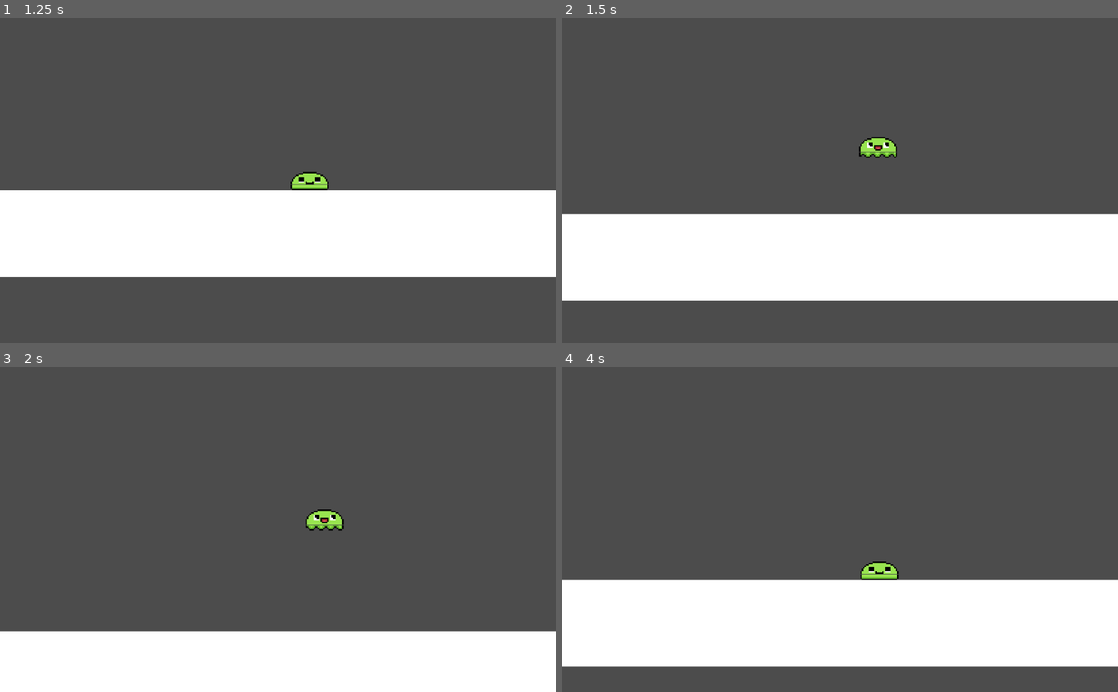
Above: before the commit, frames 1-4 (two rows, left to right).
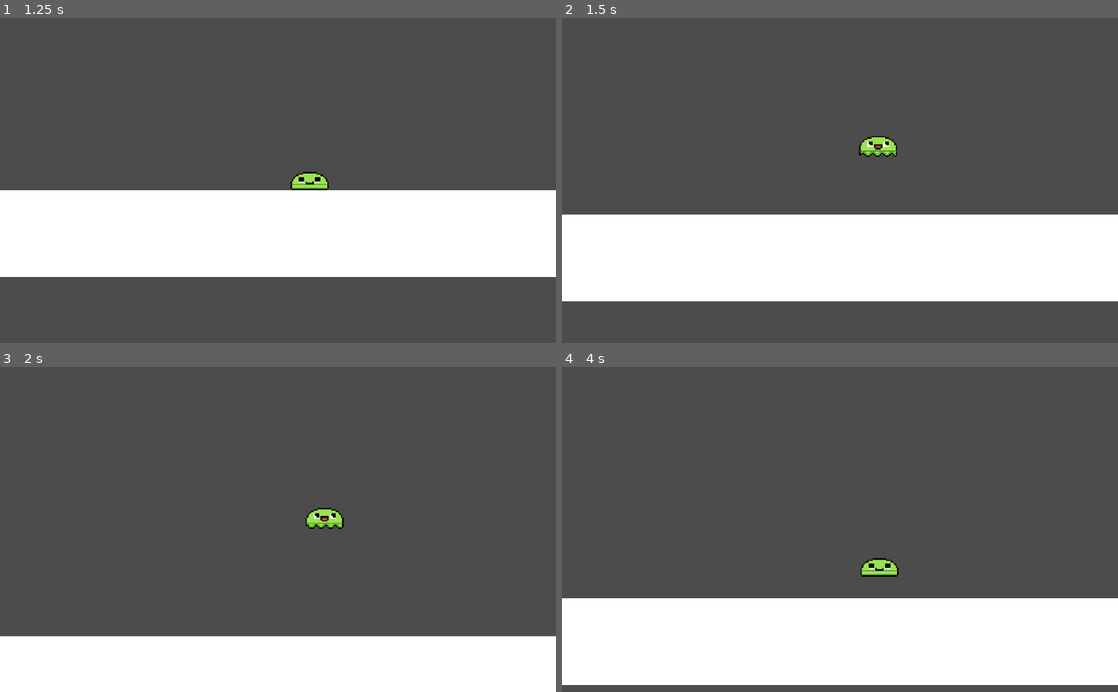
Above: after the commit, the same moments.

Repository: BrooklinJazz/GeweyTheSlime
Game: Godot game, scene res://World.tscn
Same seed, same stepped clock (60 frames per second), same inputs: the game is played once before the commit and once after it.
Inputs:
- Up to frame 1 (1.25 s): hold D (right) from 0.53 s (still down); hold W (jump) from 0.53 s (still down)
- Up to frame 2 (1.5 s): keep holding D (right); release W (jump) at 1.28 s; tap Shift (grip) at 1.35 s
- Up to frame 3 (2 s): keep holding D (right); tap W (jump) at 1.52, 1.55, 1.82 s
- Up to frame 4 (4 s): release D (right) at 2.03 s; hold A (left) 2.03-2.78 s; hold W (jump) 2.03-2.78 s; hold D (right) from 2.78 s (still down); tap Shift (grip) at 2.85 s; tap W (jump) at 3.02, 3.05, 3.32 s; hold W (jump) from 3.53 s (still down)

Frame 1 is identical in both runs. In frame 2, 0.6% of the frame differs, in the area x 0-100%, y 36-88%; in frame 3, 2.0%; in frame 4, 12%, in the area x 0-100%, y 58-98%.

Commit message:
Updated functions in GroundMovement towards a more immutable paradigm

Diff:
--- a/GroundMovement.gd
+++ b/GroundMovement.gd
@@ -5,7 +5,7 @@
 const GRIP_SPEED = 200
 const WALK_SPEED = 400
 const GRAVITY = 400
-const JUMP_FORCE = 1000 * 15
+const JUMP_FORCE = -250
 
 class_name GroundMovement
 
@@ -13,24 +13,22 @@
 func _init(parent):
 	character = parent
 
-func main(delta):
+func main(delta: float):
+	# TODO: Move this character elsewhere (class should not be responsible)
 	if character.rotation_degrees != 0:
 		character.rotation_degrees = 0
 		character.global_position += Vector2(0,7)
-	Player.motion.y = gravity(delta)
-	Player.motion.x = walk(delta)
-	jump(delta)
+	Player.motion = Vector2(walk(delta), jump(delta))
 
 
-func get_speed():
+func get_speed() -> int:
 	if (Player.state.movement == Enums.Movement.GRIP):
 		return GRIP_SPEED
-	else:
-		return WALK_SPEED
+	return WALK_SPEED
 
-func walk(delta):
+func walk(delta: float) -> int:
+	var speed = get_speed()
 	var motion = Player.motion.x
-	var speed = get_speed()
 	match Player.state.direction:
 		Enums.Direction.LEFT:
 			motion += (-speed * delta)
@@ -40,17 +38,7 @@
 			motion *= 0.95
 	return motion * 0.97
 
-#		Current speed
-#		Top speed
-#		Accel
-
-
-func gravity(delta):
-	if (Player.state.airborn == Enums.Airborn.ON_FLOOR):
-		return 0
-	else:
-		return Player.motion.y + (GRAVITY * delta)
-
-func jump(delta):
+func jump(delta: float) -> int:
 	if (Player.state.airborn == Enums.Airborn.JUMPED):
-		Player.motion.y -= JUMP_FORCE * delta
+		return JUMP_FORCE
+	return Player.motion.y + (GRAVITY * delta)
